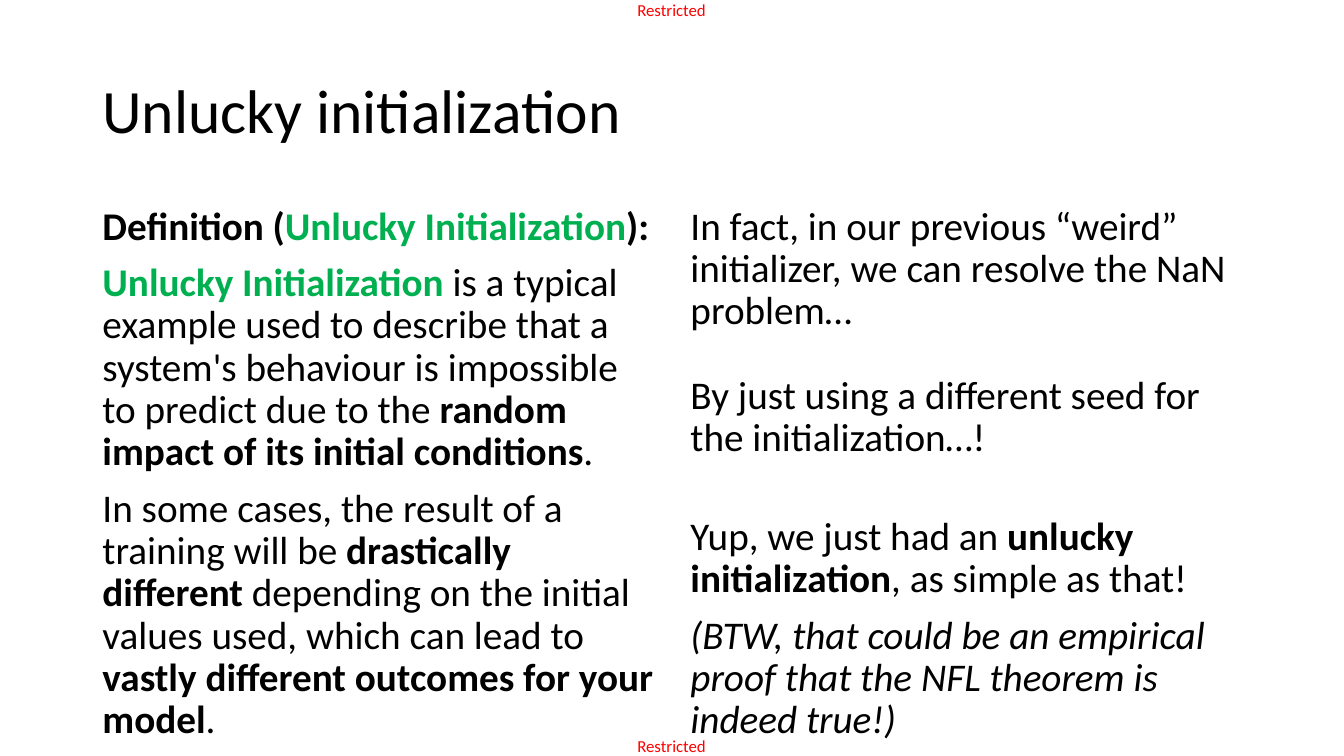
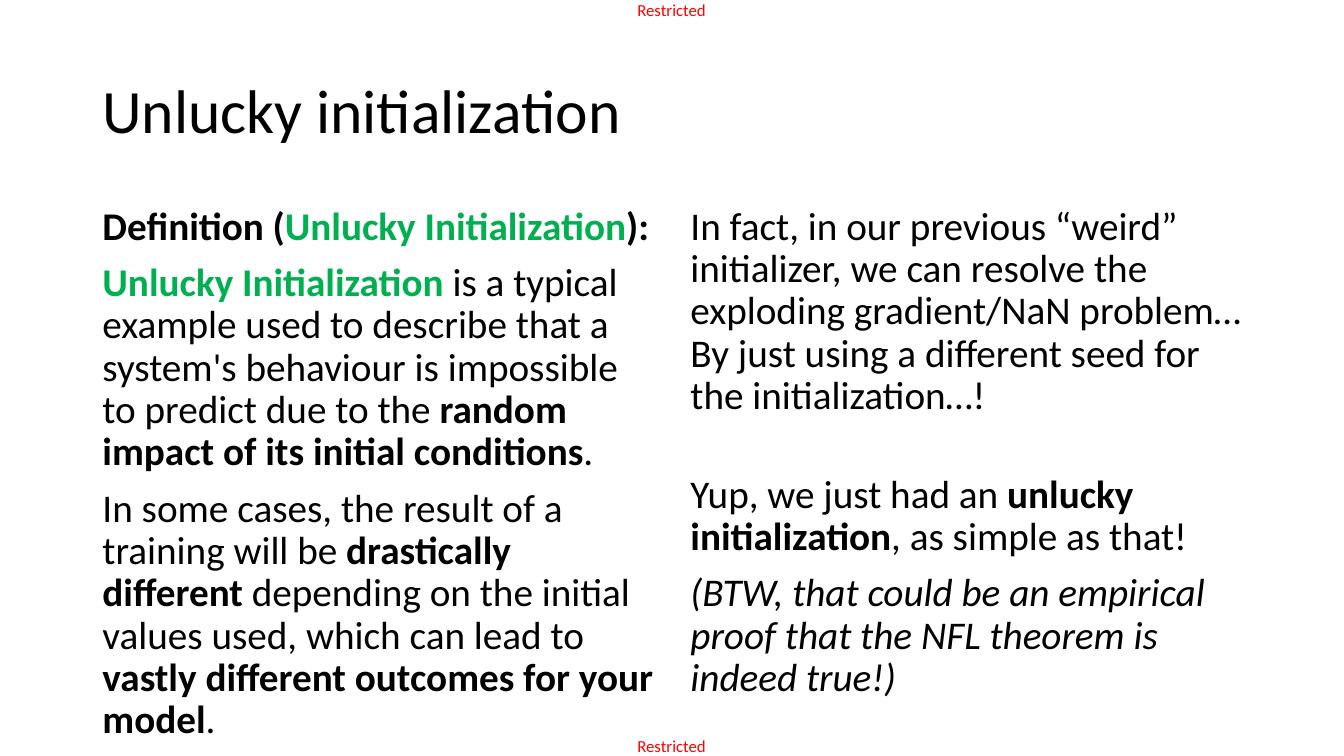
Before and after one commit to matthieudemari/SUTD_DL_50_039, a slide deck: slide 28 of W2/1. W2S1 final/W2S1.pptx. Drawn at 1344x756 pixels with LibreOffice and Linux fonts; fonts in the diff are those of the drawing. Boxes give left, top, right and bottom in pixels: in the first picture for what was removed or moved away, otherwise in the second. Text is boxed around its words. In the diff, an @@ line names an element or a change of style, - is before the commit and + after.

```diff
--- a/W2/1. W2S1 final/W2S1.pptx
+++ b/W2/1. W2S1 final/W2S1.pptx
@@ text at [690,212,1241,410]: text changed @@
-In fact, in our previous “weird” initializer, we can resolve the NaN problem…
-By just using a different seed for the initialization…!
+In fact, in our previous “weird” initializer, we can resolve the exploding gradient/NaN problem… By just using a different seed for the initialization…!
```
Also in this commit, not shown: 15 other slides changed, 6 other files.
